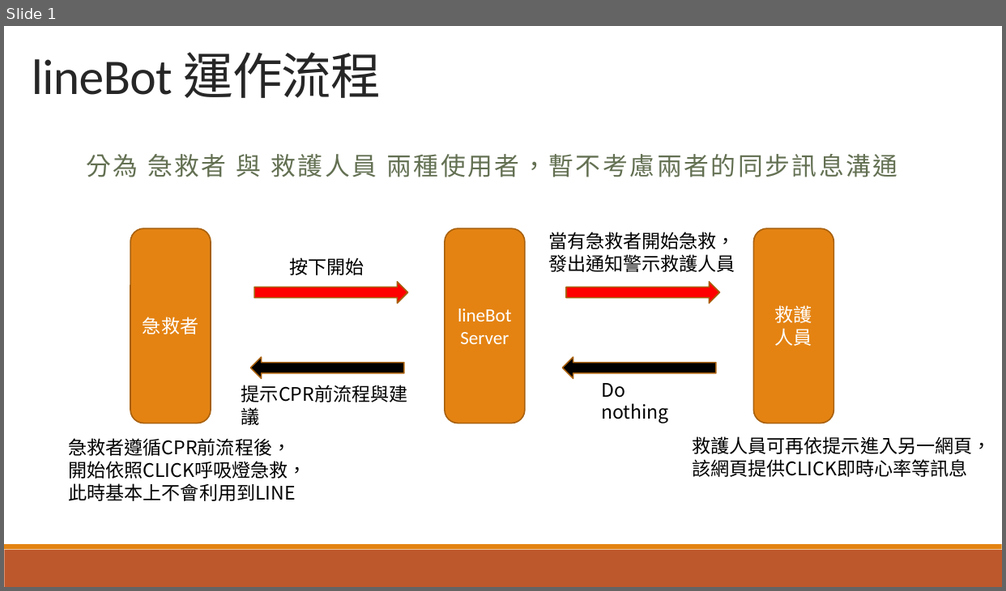
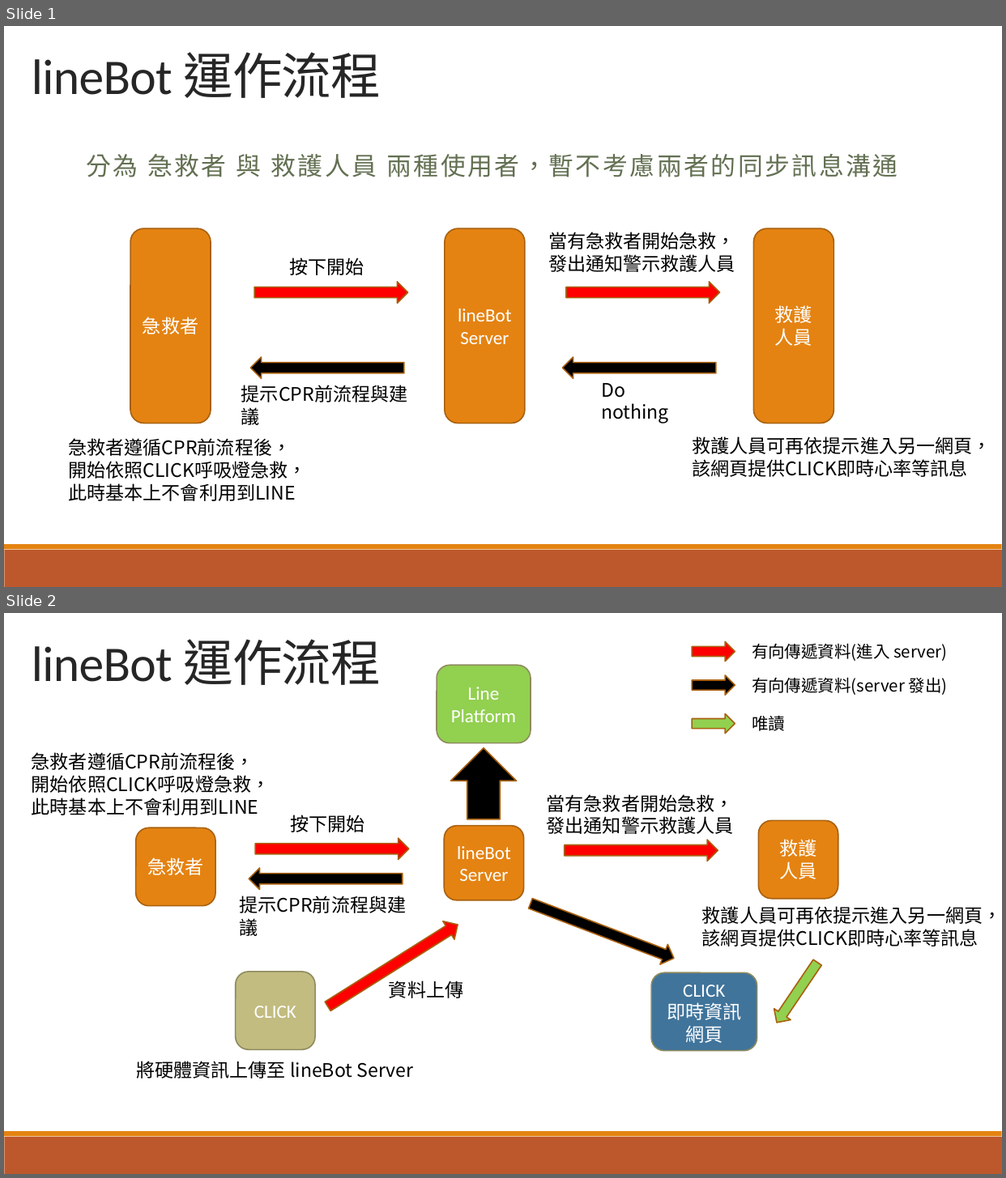
Before and after one commit to jimmylin0979/CLICK, a slide deck: lineBot-workingFlow.pptx. Shown one above the other, each under a label of ours: slide 1 before the commit, slides 1 and 2 after it. The pictures are 1006x591 and 1006x1178 pixels, drawn with LibreOffice and Linux fonts; fonts in the diff are those of the drawing. Boxes give left, top, right and bottom in pixels: in the first picture for what was removed or moved away, otherwise in the second. Text is boxed around its words. In the diff, an @@ line names an element or a change of style, - is before the commit and + after.

Commit message:
FEAT : 新增一顯示網頁，作為給救護人員視覺化網頁的雛形
BUG :
+ 當前連線資訊不安全，待解決

```diff
--- a/lineBot-workingFlow.pptx
+++ b/lineBot-workingFlow.pptx
@@ slide 2 added at [4,613,1002,1174], background #FFFFFF; not listed: 2 template elements that a slide beside it also shows @@
@@ title added at [32,639,381,685], 48 pt, text #262626 @@
+lineBot 運作流程
@@ right arrow added at [692,641,735,661], fill #FF0000, outline #A9610D 1.25 pt @@
@@ text added at [752,643,947,661], 16 pt, text #000000 @@
+有向傳遞資料(進入 server)
@@ rounded rectangle added at [437,666,531,743], fill #92D050, outline #908B5F 1.25 pt, 18 pt, text #FFFFFF @@
+Line Platform
@@ right arrow added at [692,675,735,695], fill #000000, outline #A9610D 1.25 pt @@
@@ text added at [752,677,948,695], 16 pt, text #000000 @@
+有向傳遞資料(server 發出)
@@ right arrow added at [692,714,735,734], fill #92D050, outline #A9610D 1.25 pt @@
@@ text added at [752,715,785,731], 16 pt, text #000000 @@
+唯讀
@@ text added at [32,752,270,815], 18 pt, text #000000 @@
+急救者遵循CPR前流程後，
+開始依照CLICK呼吸燈急救，
+此時基本上不會利用到LINE
@@ right arrow added at [450,748,517,820], fill #000000, outline #A9610D 1.25 pt @@
@@ text added at [547,794,734,834], 18 pt, text #000000 @@
+當有急救者開始急救，
+發出通知警示救護人員
@@ rounded rectangle added at [136,828,215,905], fill #E48312, outline #A9610D 1.25 pt, 18 pt, text #FFFFFF @@
+急救者
@@ text added at [290,815,364,833], 18 pt, text #000000 @@
+按下開始
@@ rounded rectangle added at [444,825,523,901], fill #E48312, outline #A9610D 1.25 pt, 18 pt, text #FFFFFF @@
+lineBot Server
@@ rounded rectangle added at [759,820,838,898], fill #E48312, outline #A9610D 1.25 pt, 18 pt, text #FFFFFF @@
+救護
+人員
@@ right arrow added at [256,838,409,860], fill #FF0000, outline #A9610D 1.25 pt @@
@@ right arrow added at [565,840,718,862], fill #FF0000, outline #A9610D 1.25 pt @@
@@ right arrow added at [249,868,403,890], fill #000000, outline #A9610D 1.25 pt @@
@@ text added at [240,896,407,914], 18 pt, text #000000 @@
+提示CPR前流程與建議
@@ right arrow added at [527,894,678,969], fill #000000, outline #A9610D 1.25 pt @@
@@ right arrow added at [322,916,463,1016], fill #FF0000, outline #A9610D 1.25 pt @@
@@ text added at [702,906,1002,947], 18 pt, text #000000 @@
+救護人員可再依提示進入另一網頁，
+該網頁提供CLICK即時心率等訊息
@@ rounded rectangle added at [236,972,315,1050], fill #C2BC80, outline #908B5F 1.25 pt, 18 pt, text #FFFFFF @@
+CLICK
@@ rounded rectangle added at [651,973,757,1051], fill #40749B, outline #908B5F 1.25 pt, 18 pt, text #FFFFFF @@
+CLICK
+即時資訊網頁
@@ right arrow added at [769,957,826,1029], fill #92D050, outline #A9610D 1.25 pt @@
@@ text added at [389,981,463,999], 18 pt, text #000000 @@
+資料上傳
@@ text added at [136,1061,414,1079], 18 pt, text #000000 @@
+將硬體資訊上傳至 lineBot Server
```
Also in this commit, not shown: 3 other files.
